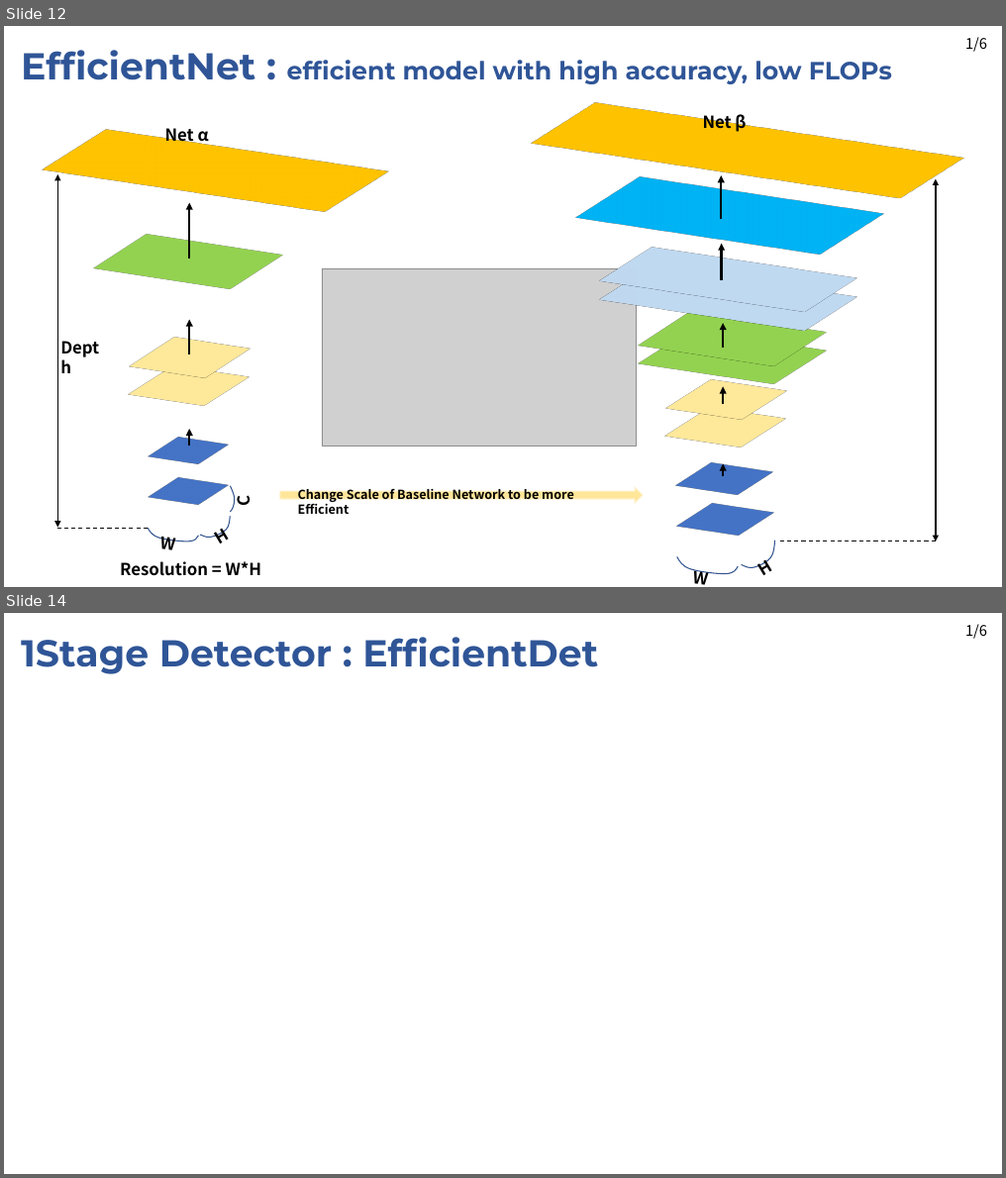
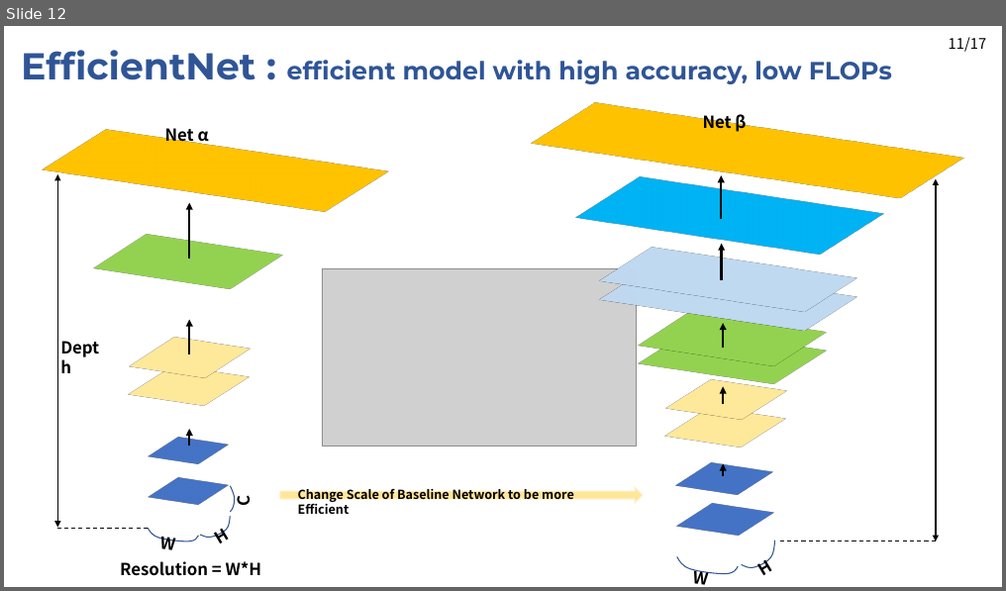
Before and after one commit to JaeHyung-Jung/Seminar_Deeplearning, a slide deck: 2nd_week/Seminar_2nd_week_1Stage.pptx. Shown one above the other, each under a label of ours: slides 12 and 14 before the commit, slide 12 after it; the slides between them are not shown. The pictures are 1006x1178 and 1006x591 pixels, drawn with LibreOffice and Linux fonts; fonts in the diff are those of the drawing; grey boxes stand for pictures. Boxes give left, top, right and bottom in pixels: in the first picture for what was removed or moved away, otherwise in the second. Text is boxed around its words. In the diff, an @@ line names an element or a change of style, - is before the commit and + after.

```diff
--- a/2nd_week/Seminar_2nd_week_1Stage.pptx
+++ b/2nd_week/Seminar_2nd_week_1Stage.pptx
@@ slide 14 removed at bbox=[4, 613, 1002, 1174], background #FFFFFF @@
@@ text removed at bbox=[21, 637, 598, 674] @@
-1Stage Detector : EfficientDet
@@ text removed at bbox=[965, 624, 987, 639] @@
-1/6
@@ slide 12 changed as well @@
@@ text added at bbox=[948, 37, 986, 52], 14 pt, text #000000 @@
+11/17
@@ text removed at bbox=[965, 37, 987, 52] @@
-1/6
```
Also in this commit, not shown: 12 other slides changed, 5 slides added, 1 other slide removed.
